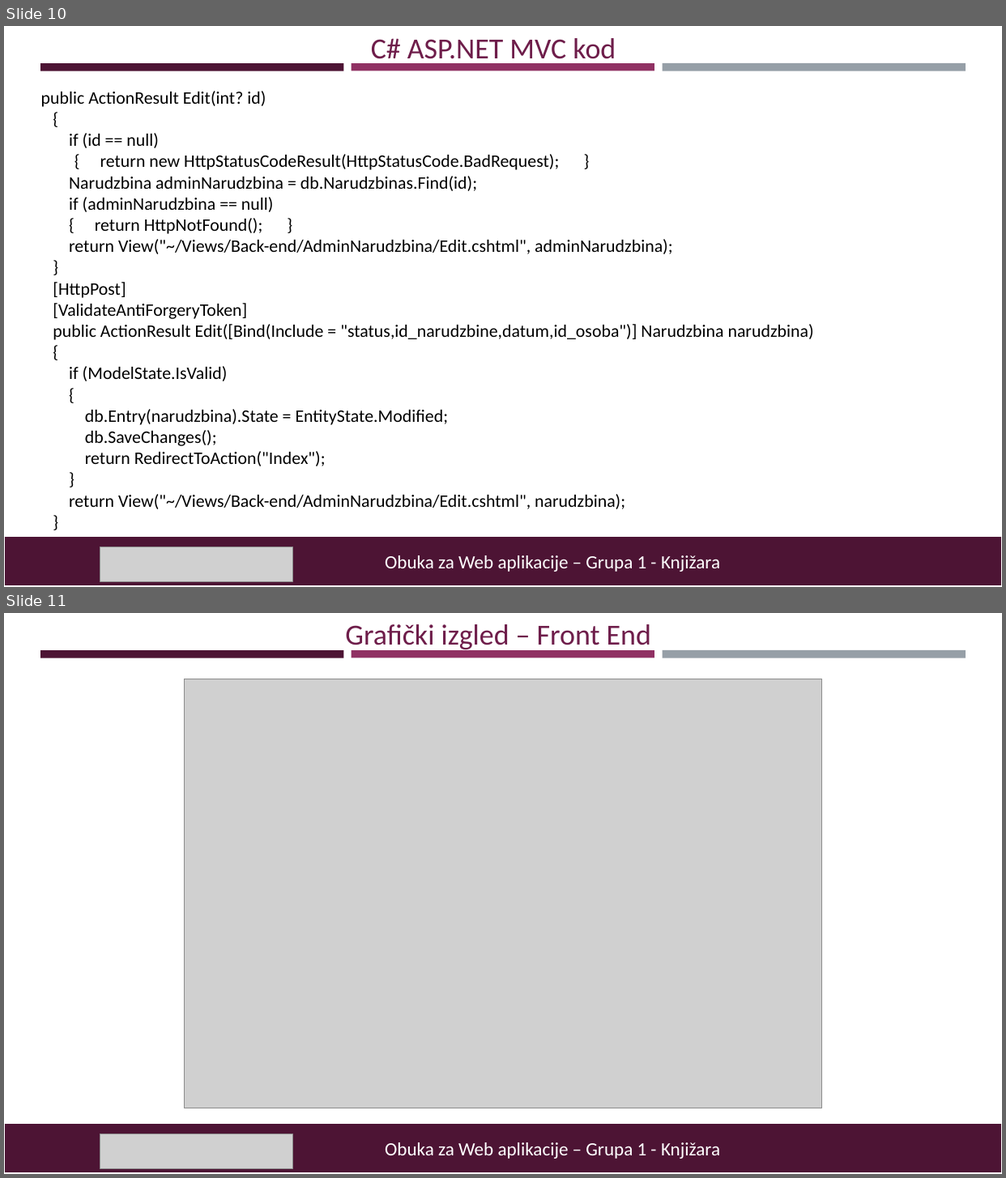
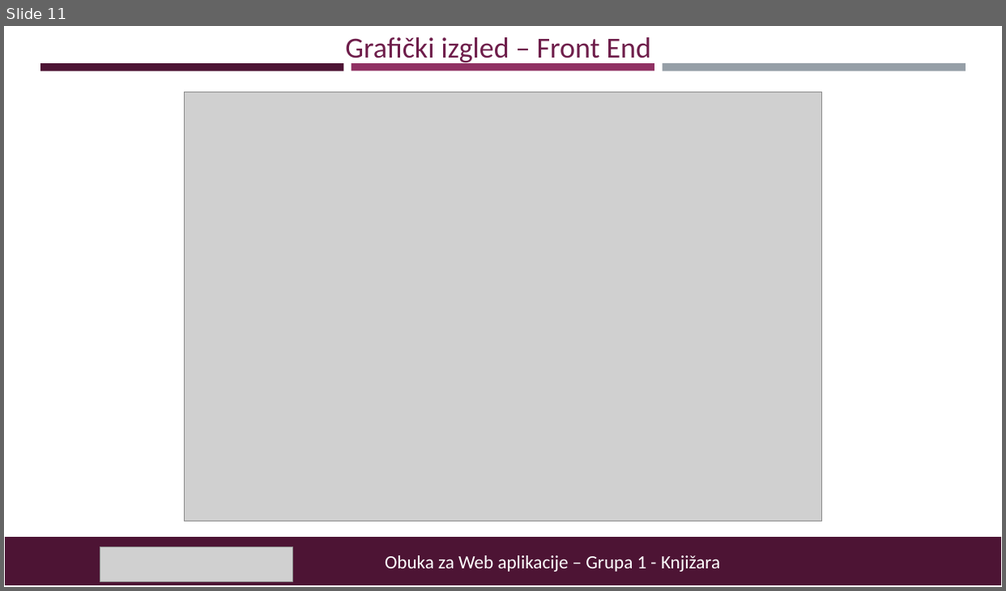
Before and after one commit to insajder/Knjizara, a slide deck: Knjižara – book store.pptx. Shown one above the other, each under a label of ours: slides 10 and 11 before the commit, slide 11 after it. The pictures are 1006x1178 and 1006x591 pixels, drawn with LibreOffice and Linux fonts; fonts in the diff are those of the drawing; grey boxes stand for pictures. Boxes give left, top, right and bottom in pixels: in the first picture for what was removed or moved away, otherwise in the second. Text is boxed around its words. In the diff, an @@ line names an element or a change of style, - is before the commit and + after.

```diff
--- a/Knjižara – book store.pptx
+++ b/Knjižara – book store.pptx
@@ slide 10 removed at (x1=4, y1=26, x2=1002, y2=587), background #FFFFFF; not listed: 3 template elements that a slide beside it also shows @@
@@ text removed at (x1=371, y1=38, x2=616, y2=66) @@
-C# ASP.NET MVC kod
@@ text removed at (x1=41, y1=91, x2=814, y2=510) @@
-public ActionResult Edit(int? id)
-{
-if (id == null)
-{ return new HttpStatusCodeResult(HttpStatusCode.BadRequest); }
-Narudzbina adminNarudzbina = db.Narudzbinas.Find(id);
-if (adminNarudzbina == null)
-{ return HttpNotFound(); }
-return View("~/Views/Back-end/AdminNarudzbina/Edit.cshtml", adminNarudzbina);
-}
-[HttpPost]
-[ValidateAntiForgeryToken]
-public ActionResult Edit([Bind(Include = "status,id_narudzbine,datum,id_osoba")] Narudzbina narudzbina)
-{
-if (ModelState.IsValid)
-{
-db.Entry(narudzbina).State = EntityState.Modified;
-db.SaveChanges();
-return RedirectToAction("Index");
-}
-return View("~/Views/Back-end/AdminNarudzbina/Edit.cshtml", narudzbina);
-}
@@ table removed at (x1=4, y1=536, x2=1002, y2=587), 1 rows, 1 columns @@
-
@@ picture removed at (x1=100, y1=547, x2=292, y2=582) @@
@@ text removed at (x1=385, y1=556, x2=720, y2=572) @@
-Obuka za Web aplikacije – Grupa 1 - Knjižara
```
Also in this commit, not shown: 8 slides changed, 1 slide added, 1 other file.
